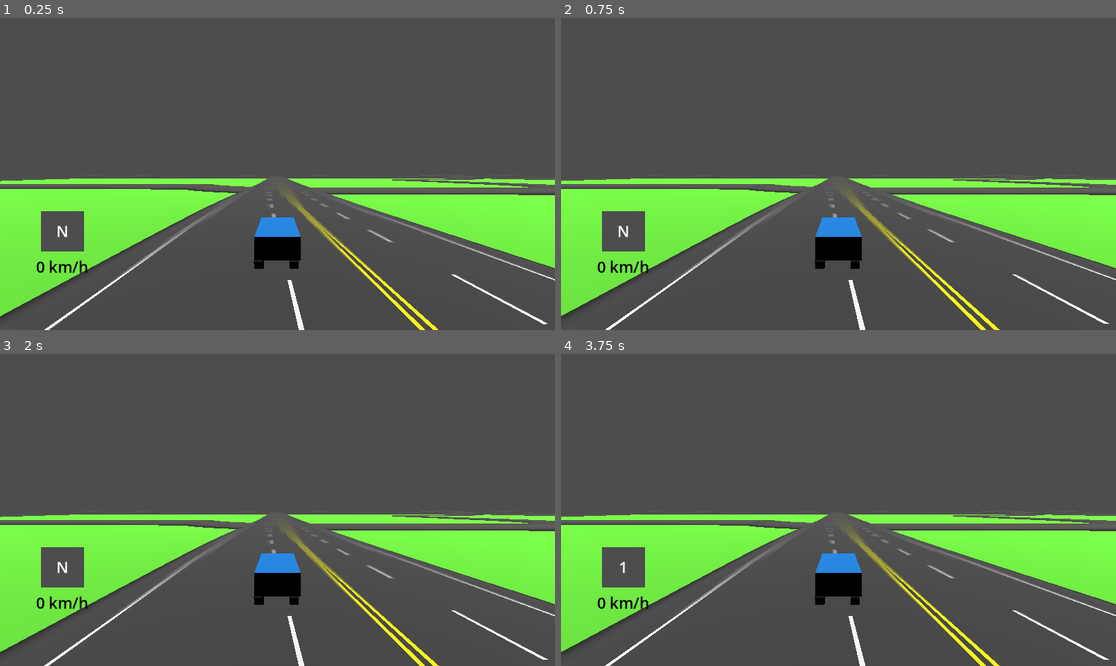
Above: before the commit, frames 1-4 (two rows, left to right).
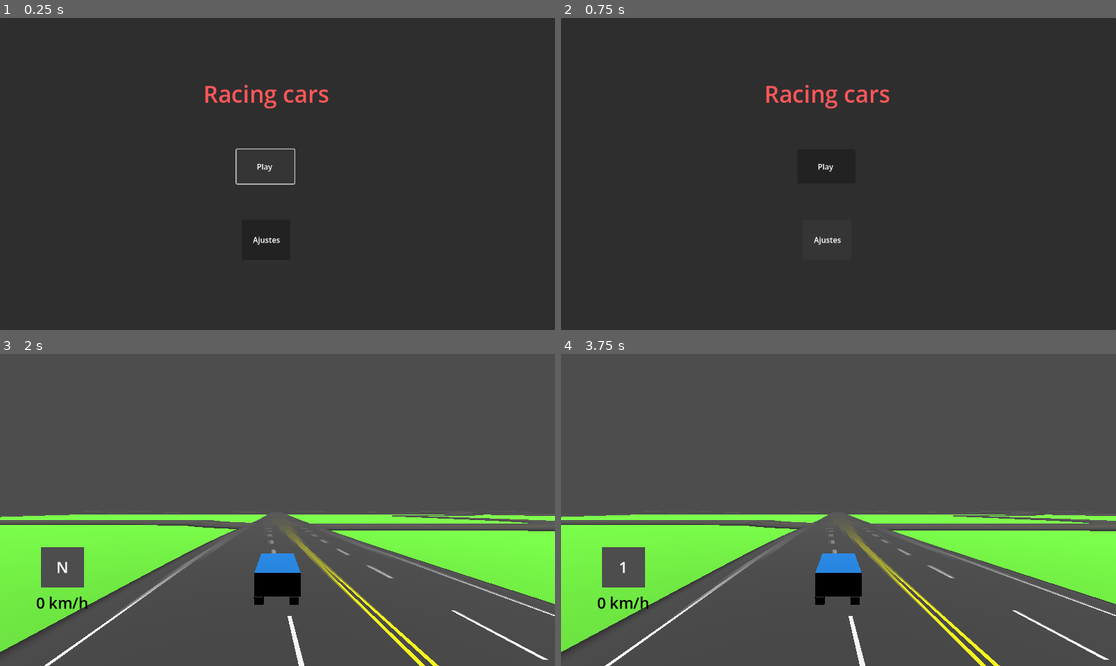
Above: after the commit, the same moments.

Repository: rabu-dev/racingcar
Game: Godot game, scene res://escena/MainMenu.tscn
Two runs of this game, one before a commit and one after it. Both use one fixed random seed, a clock stepped at 60 frames per second and the inputs below. Before the commit the project starts from res://escena/escenas de pruebas.tscn.
Inputs (mouse positions are in pixels of both pictures, inside the frame that each line leads up to):
- Up to frame 1 (0.25 s): no input
- Up to frame 2 (0.75 s): click (827, 239) at 0.5 s, where only the run after the commit has a clickable "Ajustes"
- Up to frame 3 (2 s): click (266, 503) at 1.25 s, where only the run after the commit has a clickable "Play"
- Up to frame 4 (3.75 s): tap Enter at 2, 3.5 s; move the mouse to (960, 494) at 2.02 s; hold Right (ui_right) 2.03-2.75 s; hold Shift 2.03-2.75 s; click (960, 494) at 2.17 s; tap Space at 2.75 s; drag from (727, 525) to (810, 572) at 2.77 s; move the mouse to (894, 441) at 3.52 s; hold Right (ui_right) from 3.53 s (still down); tap E at 3.6 s; click (894, 441) at 3.67 s

The runs differ from the first frame. In frame 1, 98% of the frame differs, in the area x 0-100%, y 0-100%; in frame 2, 99%; in frame 3, less than 0.1%; in frame 4, nothing differs.

Commit message:
add menu y fix script main-manu

Diff:
--- /dev/null
+++ b/escena/MainMenu.tscn
@@ -0,0 +1,106 @@
+[gd_scene format=3 uid="uid://b3bae250pv333"]
+
+[ext_resource type="Script" uid="uid://dno53nl4vj4ad" path="res://scripts/main_menu.gd" id="1_u3l67"]
+
+[sub_resource type="LabelSettings" id="LabelSettings_kbf4w"]
+font_size = 48
+font_color = Color(1.7951986, 0.34239274, 0.3528539, 1)
+
+[sub_resource type="LabelSettings" id="LabelSettings_u3l67"]
+
+[node name="MainMenu" type="Control" unique_id=885058261]
+layout_mode = 3
+anchors_preset = 15
+anchor_right = 1.0
+anchor_bottom = 1.0
+grow_horizontal = 2
+grow_vertical = 2
+script = ExtResource("1_u3l67")
+escena_del_juego = "uid://c37lgb8q1w6w1"
+
+[node name="Panel" type="Panel" parent="." unique_id=2071478061]
+clip_contents = true
+layout_mode = 1
+anchors_preset = 15
+anchor_right = 1.0
+anchor_bottom = 1.0
+grow_horizontal = 2
+grow_vertical = 2
+
+[node name="Label" type="Label" parent="." unique_id=1003587109]
+layout_mode = 1
+anchors_preset = -1
+anchor_left = 0.172
+anchor_top = 0.102000006
+anchor_right = 0.78800005
+anchor_bottom = 0.384
+offset_left = -0.14401245
+offset_top = -0.09600067
+offset_right = 0.22393799
+offset_bottom = 0.16799927
+text = "Racing cars"
+label_settings = SubResource("LabelSettings_kbf4w")
+horizontal_alignment = 1
+vertical_alignment = 1
+
+[node name="Play" type="Button" parent="." unique_id=2042547443]
+layout_mode = 1
+anchors_preset = -1
+anchor_right = 1.0
+anchor_bottom = 1.0
+offset_left = 491.0
+offset_top = 273.0
+offset_right = -541.0
+offset_bottom = -304.0
+grow_horizontal = 2
+grow_vertical = 2
+
+[node name="Label" type="Label" parent="Play" unique_id=1072798212]
+layout_mode = 1
+anchors_preset = 8
+anchor_left = 0.5
+anchor_top = 0.5
+anchor_right = 0.5
+anchor_bottom = 0.5
+offset_left = -18.5
+offset_top = -11.5
+offset_right = 18.5
+offset_bottom = 11.5
+grow_horizontal = 2
+grow_vertical = 2
+text = "Play "
+horizontal_alignment = 1
+vertical_alignment = 1
+metadata/_edit_use_anchors_ = true
+
+[node name="Ajustes" type="Button" parent="." unique_id=1124878774]
+layout_mode = 1
+anchors_preset = 8
+anchor_left = 0.5
+anchor_top = 0.5
+anchor_right = 0.5
+anchor_bottom = 0.5
+offset_left = -73.99994
+offset_top = 95.0
+offset_right = 26.64325
+offset_bottom = 177.94275
+grow_horizontal = 2
+grow_vertical = 2
+
+[node name="Label" type="Label" parent="Ajustes" unique_id=2102165334]
+layout_mode = 1
+anchors_preset = 8
+anchor_left = 0.5
+anchor_top = 0.5
+anchor_right = 0.5
+anchor_bottom = 0.5
+offset_left = -42.5
+offset_top = -23.5
+offset_right = 45.5
+offset_bottom = 24.5
+grow_horizontal = 2
+grow_vertical = 2
+text = "Ajustes"
+label_settings = SubResource("LabelSettings_u3l67")
+horizontal_alignment = 1
+vertical_alignment = 1
--- a/project.godot
+++ b/project.godot
@@ -12,7 +12,7 @@
 
 config/name="racingcar"
 config/version="pre alpha v 0.0.1"
-run/main_scene="uid://c37lgb8q1w6w1"
+run/main_scene="uid://b3bae250pv333"
 config/features=PackedStringArray("4.6", "Forward Plus")
 boot_splash/image="uid://bhd75nb5ka0q1"
 config/icon="res://icon.svg"
@@ -27,6 +27,14 @@
 
 [input]
 
+ui_accept={
+"deadzone": 0.5,
+"events": [Object(InputEventKey,"resource_local_to_scene":false,"resource_name":"","device":0,"window_id":0,"alt_pressed":false,"shift_pressed":false,"ctrl_pressed":false,"meta_pressed":false,"pressed":false,"keycode":4194309,"physical_keycode":0,"key_label":0,"unicode":0,"location":0,"echo":false,"script":null)
+, Object(InputEventKey,"resource_local_to_scene":false,"resource_name":"","device":0,"window_id":0,"alt_pressed":false,"shift_pressed":false,"ctrl_pressed":false,"meta_pressed":false,"pressed":false,"keycode":4194310,"physical_keycode":0,"key_label":0,"unicode":0,"location":0,"echo":false,"script":null)
+, Object(InputEventKey,"resource_local_to_scene":false,"resource_name":"","device":0,"window_id":0,"alt_pressed":false,"shift_pressed":false,"ctrl_pressed":false,"meta_pressed":false,"pressed":false,"keycode":32,"physical_keycode":0,"key_label":0,"unicode":32,"location":0,"echo":false,"script":null)
+, Object(InputEventJoypadButton,"resource_local_to_scene":false,"resource_name":"","device":-1,"button_index":0,"pressure":0.0,"pressed":true,"script":null)
+]
+}
 ui_select={
 "deadzone": 0.5,
 "events": [Object(InputEventJoypadButton,"resource_local_to_scene":false,"resource_name":"","device":-1,"button_index":3,"pressure":0.0,"pressed":false,"script":null)
--- /dev/null
+++ b/scripts/main_menu.gd
@@ -0,0 +1,55 @@
+extends Control
+
+# --- Referencias a los Nodos ---
+# Usamos @onready para obtener los nodos cuando la escena carga.
+# Asegúrate de que tus nodos en la escena se llamen exactamente "Play" y "Ajustes".
+@onready var play_btn = $Play
+@onready var ajustes_btn = $Ajustes
+
+# --- Variables Exportadas ---
+# Aquí arrastrarás tu escena de nivel (.tscn) desde el inspector
+@export_file("*.tscn") var escena_del_juego: String
+
+
+# --- Función de Inicio ---
+func _ready() -> void:
+	# Verificamos si los botones existen para evitar errores
+	if play_btn and ajustes_btn:
+		# 1. Conectamos las señales de clic
+		play_btn.pressed.connect(_on_play_pressed)
+		ajustes_btn.pressed.connect(_on_ajustes_pressed)
+
+		# 2. Configuración del Cursor (Manita)
+		play_btn.mouse_default_cursor_shape = Control.CURSOR_POINTING_HAND
+		ajustes_btn.mouse_default_cursor_shape = Control.CURSOR_POINTING_HAND
+
+		# 3. Configuración para MANDO / TECLADO
+		# Le decimos al botón Play que agarre el foco (que esté seleccionado por defecto)
+		play_btn.grab_focus()
+
+		# Configuramos los "vecinos" para que el mando sepa a dónde ir
+		# Si presionas ABAJO en Play, vas a Ajustes
+		play_btn.focus_neighbor_bottom = ajustes_btn.get_path()
+		# Si presionas ARRIBA en Ajustes, vas a Play
+		ajustes_btn.focus_neighbor_top = play_btn.get_path()
+
+	else:
+		printerr("Error: No se encontraron los nodos 'Play' o 'Ajustes'. Revisa los nombres en la escena.")
+
+
+# --- Lógica de Botones ---
+
+func _on_play_pressed() -> void:
+	print("¡Jugar!")
+
+	# Verificamos si hay una escena asignada
+	if escena_del_juego != "":
+		# Cambiamos a la escena del juego
+		get_tree().change_scene_to_file(escena_del_juego)
+	else:
+		printerr("Error: No has asignado la 'Escena del Juego' en el Inspector del nodo MainMenu.")
+
+
+func _on_ajustes_pressed() -> void:
+	print("Botón Ajustes presionado")
+	# Aquí puedes poner lógica futura, como mostrar un popup de ajustes
Not shown, added: scripts/main_menu.gd.uid
